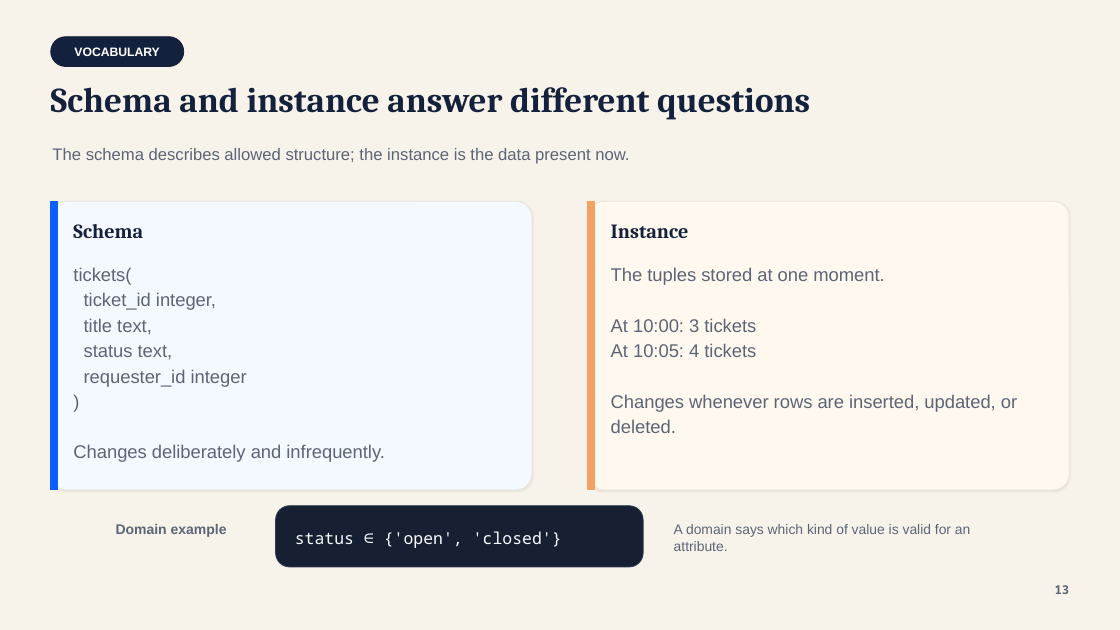
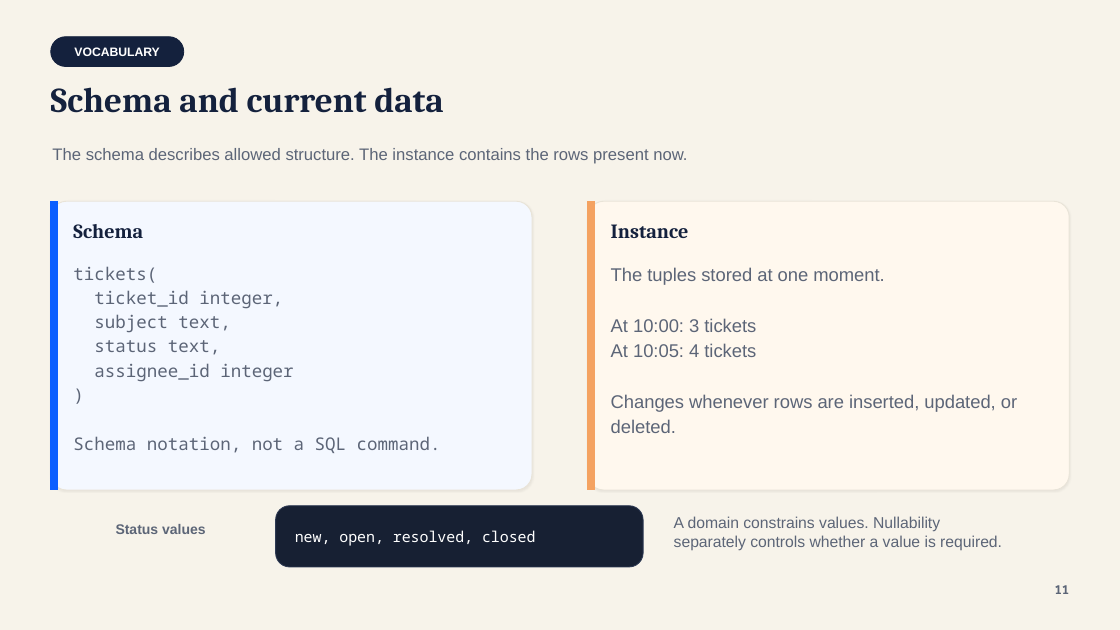
Before and after one commit to lolusername/CST4714_DB_admin, a slide deck: slide 11 of week_01/week_01_responsibility_relational_thinking.pptx. Drawn at 1120x630 pixels with LibreOffice and Linux fonts; fonts in the diff are those of the drawing. Boxes give left, top, right and bottom in pixels: in the first picture for what was removed or moved away, otherwise in the second. Text is boxed around its words. In the diff, an @@ line names an element or a change of style, - is before the commit and + after.

Commit message:
Teach Week 1 through a tested missing-request case

```diff
--- a/week_01/week_01_responsibility_relational_thinking.pptx
+++ b/week_01/week_01_responsibility_relational_thinking.pptx
@@ text at (x1=51, y1=87, x2=443, y2=113): text changed @@
-Schema and instance answer different questions
+Schema and current data
@@ text at (x1=52, y1=148, x2=687, y2=164): text changed @@
-The schema describes allowed structure; the instance is the data present now.
+The schema describes allowed structure. The instance contains the rows present now.
@@ text at (x1=73, y1=266, x2=283, y2=355): size 15.8 to 15 pt, font Arial to Noto Sans Mono in "tickets(", "ticket_id integer,", "status text,", ")" @@
@@ text at (x1=94, y1=314, x2=230, y2=332): text changed; size 15.8 to 15 pt; font Arial to Noto Sans Mono @@
-title text,
+subject text,
@@ text at (x1=94, y1=363, x2=293, y2=382): text changed; size 15.8 to 15 pt; font Arial to Noto Sans Mono @@
-requester_id integer
+assignee_id integer
@@ text at (x1=73, y1=436, x2=441, y2=453): text changed; size 15.8 to 15 pt; font Arial to Noto Sans Mono @@
-Changes deliberately and infrequently.
+Schema notation, not a SQL command.
@@ text at (x1=116, y1=524, x2=205, y2=534): text changed @@
-Domain example
+Status values
@@ text at (x1=295, y1=530, x2=536, y2=546): text changed; size 14.1 to 12.8 pt; text colour #F8FAFC to #FFFFFF @@
-status ∈ {'open', 'closed'}
+new, open, resolved, closed
@@ text at (x1=674, y1=516, x2=1002, y2=550): text changed; size 11.9 to 13.5 pt @@
-A domain says which kind of value is valid for an attribute.
+A domain constrains values. Nullability separately controls whether a value is required.
@@ text at (x1=1055, y1=585, x2=1070, y2=594): text changed @@
-13
+11
```
Also in this commit, not shown: 14 other slides changed, 1 slide added, 1 slide removed, 4 other files.
